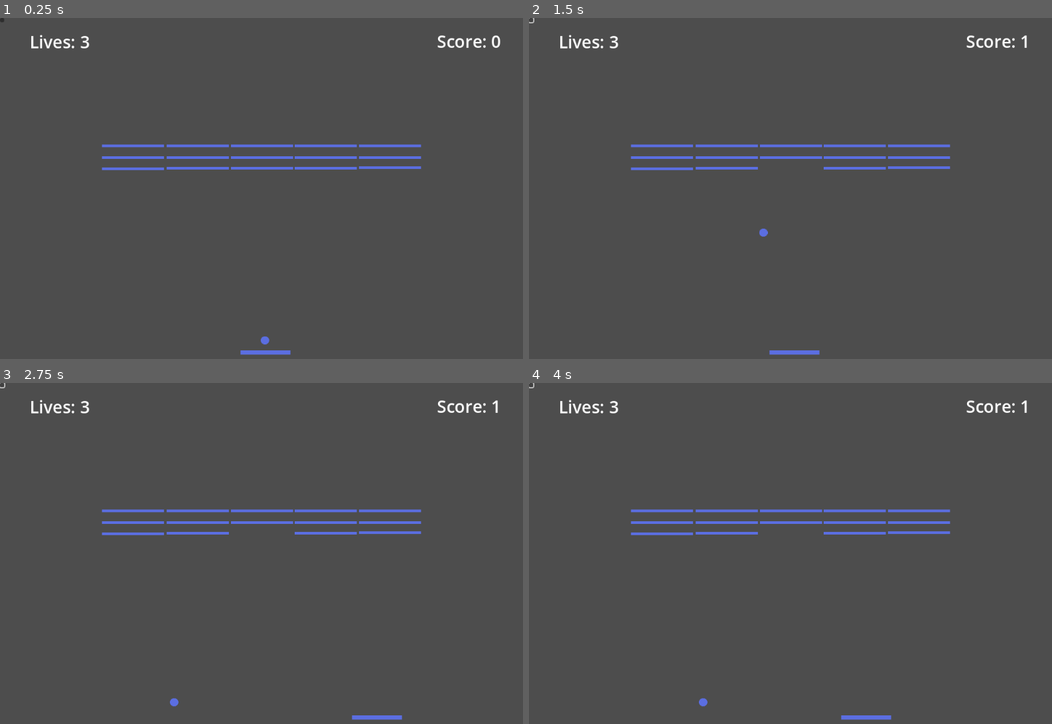
Above: before the commit, frames 1-4 (two rows, left to right).
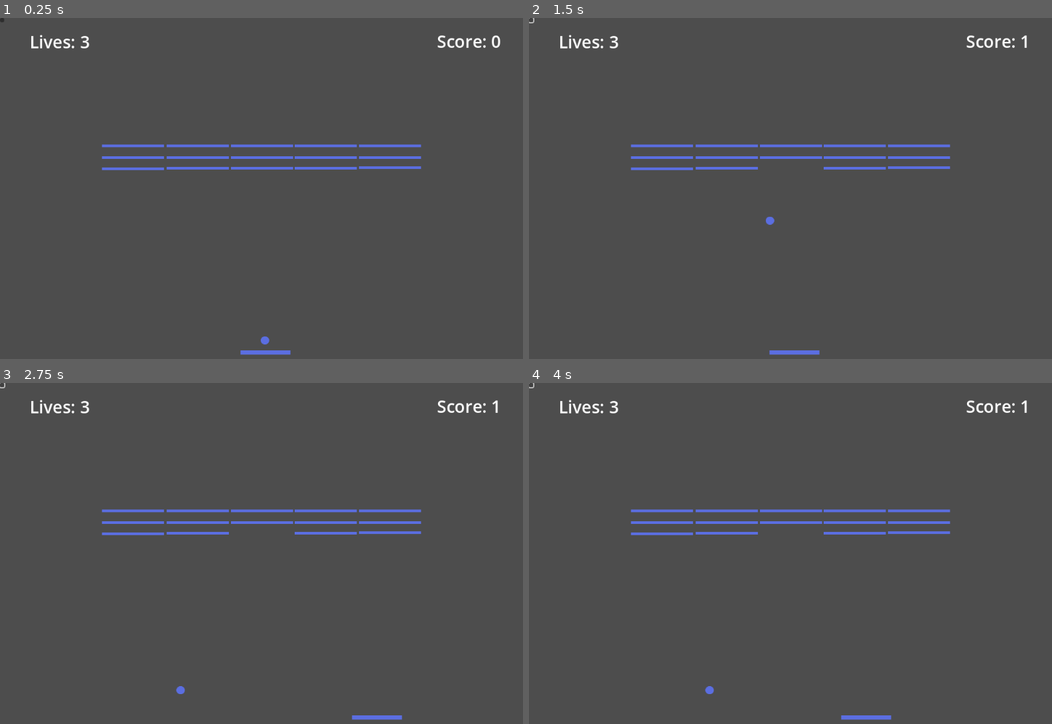
Above: after the commit, the same moments.

Repository: Dripcoding/godot-breakout2d
Game: Godot game, scene res://scenes/main.tscn
Two runs of this game, one before a commit and one after it. Both use one fixed random seed, a clock stepped at 60 frames per second and the inputs below.
Inputs (mouse positions are in pixels of both pictures, inside the frame that each line leads up to):
- Up to frame 1 (0.25 s): no input
- Up to frame 2 (1.5 s): click (529, 21) at 0.5 s; click (529, 21) at 1.25 s
- Up to frame 3 (2.75 s): tap Enter at 2 s; hold Right (move_right) from 2.03 s (still down); tap R (resume) at 2.1 s
- Up to frame 4 (4 s): release Right (move_right) at 2.78 s; hold Left (move_left) 2.78-3.53 s; tap R (resume) at 2.85, 3.6 s; hold Right (move_right) from 3.53 s (still down)

The runs differ from the first frame. In frame 2, less than 0.1% of the frame differs, in the area x 44-47%, y 58-65%; in frame 3, less than 0.1%, in the area x 32-36%, y 88-95%; in frame 4, less than 0.1%.

Commit message:
set up CollidedWithWallState

Diff:
--- a/code/ball.gd
+++ b/code/ball.gd
@@ -1,4 +1,4 @@
-extends RigidBody2D
+class_name Ball extends RigidBody2D
 
 
 signal score
@@ -12,6 +12,10 @@
 @export var position_y_initial: float = 500
 
 
+var collided_with_brick_state = preload("res://code/ball_states/collided_with_brick_state.gd")
+var collided_with_wall_state = preload("res://code/ball_states/collided_with_wall_state.gd")
+
+
 var collided_with_brick: bool = false
 var collided_with_wall: bool = false
 var is_out_of_bounds: bool = false
@@ -22,32 +26,38 @@
 var previous_velocity: Vector2 = Vector2.ZERO
 
 
+var ball_state
+var brick_state = collided_with_brick_state.new(brick_collision_rotation)
+var wall_state = collided_with_wall_state.new(wall_collision_rotation)
+
+
 func _integrate_forces(state: PhysicsDirectBodyState2D):
-	if collided_with_brick:
-		collided_with_brick = false
-		var rotation_radian = deg_to_rad(brick_collision_rotation)
-		state.apply_impulse(state.linear_velocity.rotated(rotation_radian))
-	elif collided_with_wall:
-		collided_with_wall = false
-		var rotation_radian = deg_to_rad(wall_collision_rotation)
-		state.apply_impulse(state.linear_velocity.rotated(rotation_radian))
-	elif is_out_of_bounds:
-		is_out_of_bounds = false
-		position.x = position_x_initial
-		position.y = position_y_initial
-		linear_velocity.x = Vector2.ZERO.x
-		linear_velocity.y = normal_velocity
-	elif game_over || game_quit:
-		reset()
-	elif game_resumed:
-		game_paused = false
-		game_resumed = false
-		linear_velocity = previous_velocity
-	elif game_paused and linear_velocity != Vector2.ZERO:
-		previous_velocity = linear_velocity
-		linear_velocity = Vector2.ZERO
-	else:
-		state.linear_velocity = state.linear_velocity.normalized() * normal_velocity
+	# ball_state.handle_physics(state)
+
+	if ball_state != null:
+		if collided_with_brick:
+			collided_with_brick = false
+			ball_state.handle_physics(state)
+		elif collided_with_wall:
+			collided_with_wall = false
+			ball_state.handle_physics(state)
+		elif is_out_of_bounds:
+			is_out_of_bounds = false
+			position.x = position_x_initial
+			position.y = position_y_initial
+			linear_velocity.x = Vector2.ZERO.x
+			linear_velocity.y = normal_velocity
+		elif game_over || game_quit:
+			reset()
+		elif game_resumed:
+			game_paused = false
+			game_resumed = false
+			linear_velocity = previous_velocity
+		elif game_paused and linear_velocity != Vector2.ZERO:
+			previous_velocity = linear_velocity
+			linear_velocity = Vector2.ZERO
+		else:
+			state.linear_velocity = state.linear_velocity.normalized() * normal_velocity
 
 
 func _on_body_entered(body: Node):
@@ -55,9 +65,10 @@
 		body.hide()
 		collided_with_brick = true
 		score.emit()
+		set_state(brick_state)
 	elif body.is_in_group('wall'):
 		collided_with_wall = true
-
+		set_state(wall_state)
 
 func _on_ball_out_of_bounds(body: Node2D):
 	is_out_of_bounds = true
@@ -87,3 +98,7 @@
 	position.x = position_x_initial
 	position.y = position_y_initial
 	linear_velocity = Vector2.ZERO
+
+
+func set_state(newState) -> void:
+	ball_state = newState
--- a/code/ball_states/abstract_ball_state.gd
+++ /dev/null
@@ -1,13 +0,0 @@
-class_name AbstractBallState
-
-
-var context = null
-
-
-func _init(ball: Ball) -> void:
-	print('abstract ball state init')
-	context = ball
-
-
-func get_context() -> Ball:
-	return context
--- a/code/ball_states/collided_with_brick_state.gd
+++ b/code/ball_states/collided_with_brick_state.gd
@@ -5,12 +5,10 @@
 
 
 func _init(brick_collision_rotation: float) -> void:
-	print('collided with brick state init')
 	collision_rotation = brick_collision_rotation
 
 
 func handle_physics(state: PhysicsDirectBodyState2D) -> void:
-	print('handling brick collision physics')
 	var rotation_radian = deg_to_rad(get_brick_collision_rotation())
 	state.apply_impulse(state.linear_velocity.rotated(rotation_radian))
 
--- /dev/null
+++ b/code/ball_states/collided_with_wall_state.gd
@@ -0,0 +1,17 @@
+class_name CollidedWithWallState
+
+
+var collision_rotation: float
+
+
+func _init(wall_collision_rotation: float) -> void:
+	collision_rotation = wall_collision_rotation
+
+
+func handle_physics(state: PhysicsDirectBodyState2D) -> void:
+	var rotation_radian = deg_to_rad(get_wall_collision_rotation())
+	state.apply_impulse(state.linear_velocity.rotated(rotation_radian))
+
+
+func get_wall_collision_rotation() -> float:
+	return collision_rotation
--- /dev/null
+++ b/code/ball_states/game_over_state.gd
@@ -0,0 +1,12 @@
+class_name  GameOverState
+
+
+var context = null
+
+
+func test():
+	print('game over state')
+
+
+func go_to_ready_state():
+	super.get_property_list()
--- a/scenes/ball.tscn
+++ b/scenes/ball.tscn
@@ -1,6 +1,5 @@
-[gd_scene load_steps=5 format=3 uid="uid://bm7sesqo7tbli"]
+[gd_scene load_steps=4 format=3 uid="uid://bm7sesqo7tbli"]
 
-[ext_resource type="Script" path="res://code/ball.gd" id="1_ce0h2"]
 [ext_resource type="Texture2D" uid="uid://br18y6qvt2ybx" path="res://assets/ball.png" id="2_w5ual"]
 
 [sub_resource type="PhysicsMaterial" id="PhysicsMaterial_idmfa"]
@@ -11,13 +10,12 @@
 radius = 8.0
 
 [node name="Ball" type="RigidBody2D"]
-position = Vector2(-1, 2)
+position = Vector2(-11, 2)
 physics_material_override = SubResource("PhysicsMaterial_idmfa")
 gravity_scale = 0.0
 max_contacts_reported = 1
 contact_monitor = true
 linear_velocity = Vector2(0, 350)
-script = ExtResource("1_ce0h2")
 
 [node name="Sprite2D" type="Sprite2D" parent="."]
 texture = ExtResource("2_w5ual")
--- a/scenes/main.tscn
+++ b/scenes/main.tscn
@@ -1,9 +1,10 @@
-[gd_scene load_steps=12 format=3 uid="uid://dbi1h4bkp4ask"]
+[gd_scene load_steps=13 format=3 uid="uid://dbi1h4bkp4ask"]
 
 [ext_resource type="Script" path="res://code/main.gd" id="1_3mcnq"]
 [ext_resource type="PackedScene" uid="uid://qn1bm7tqvr6p" path="res://scenes/player.tscn" id="2_wluck"]
 [ext_resource type="PackedScene" uid="uid://bm7sesqo7tbli" path="res://scenes/ball.tscn" id="3_li5o6"]
 [ext_resource type="PackedScene" uid="uid://dfar26gqsb5bp" path="res://scenes/top_boundary.tscn" id="4_8frh8"]
+[ext_resource type="Script" path="res://code/ball.gd" id="4_70wbh"]
 [ext_resource type="PackedScene" uid="uid://br7v03cx7yw71" path="res://scenes/right_boundary.tscn" id="5_mrj2s"]
 [ext_resource type="PackedScene" uid="uid://cfcq0cgknxy7a" path="res://scenes/left_boundary.tscn" id="6_acnk4"]
 [ext_resource type="PackedScene" uid="uid://dls5q8558cvqm" path="res://scenes/brick_grid.tscn" id="7_3xv8m"]
@@ -24,7 +25,9 @@
 scale = Vector2(5.22222, 2)
 
 [node name="Ball" parent="." groups=["ball"] instance=ExtResource("3_li5o6")]
+unique_name_in_owner = true
 position = Vector2(499, 550)
+script = ExtResource("4_70wbh")
 
 [node name="TopBoundary" parent="." groups=["wall"] instance=ExtResource("4_8frh8")]
 physics_material_override = SubResource("PhysicsMaterial_0pcjc")
